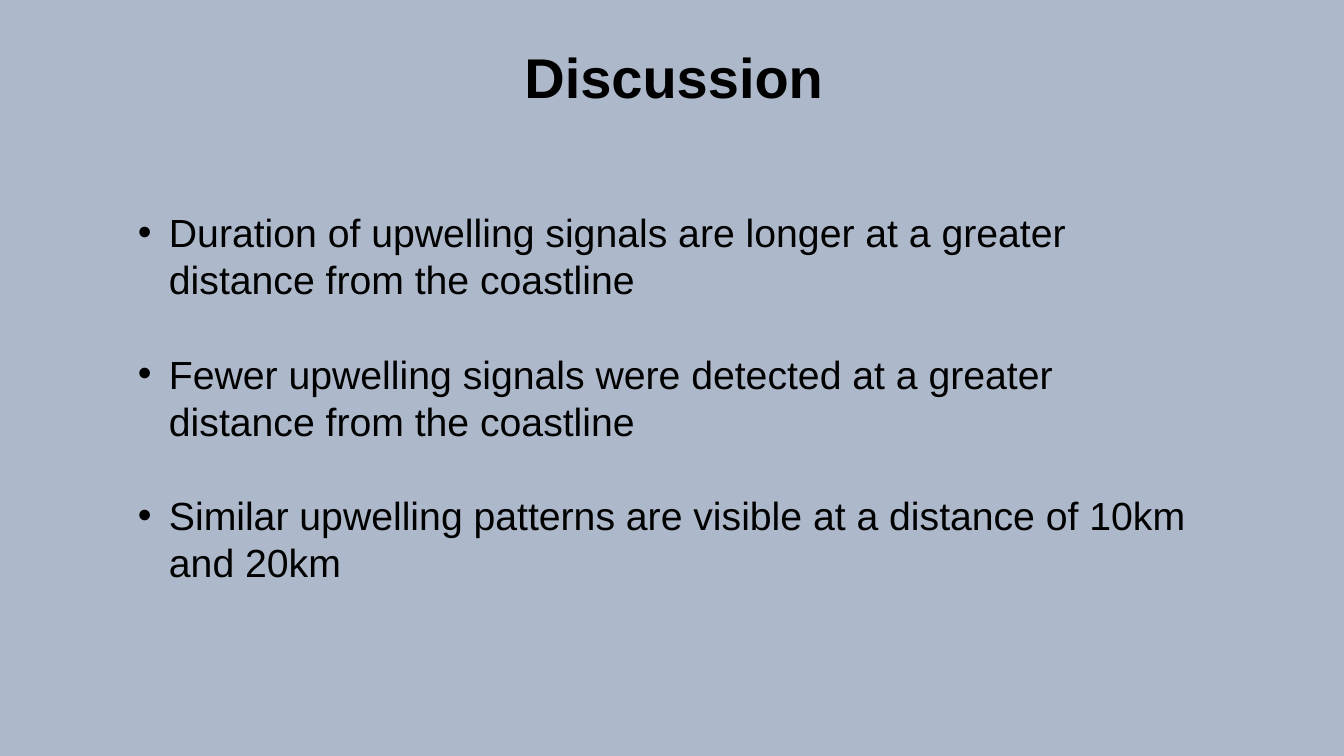
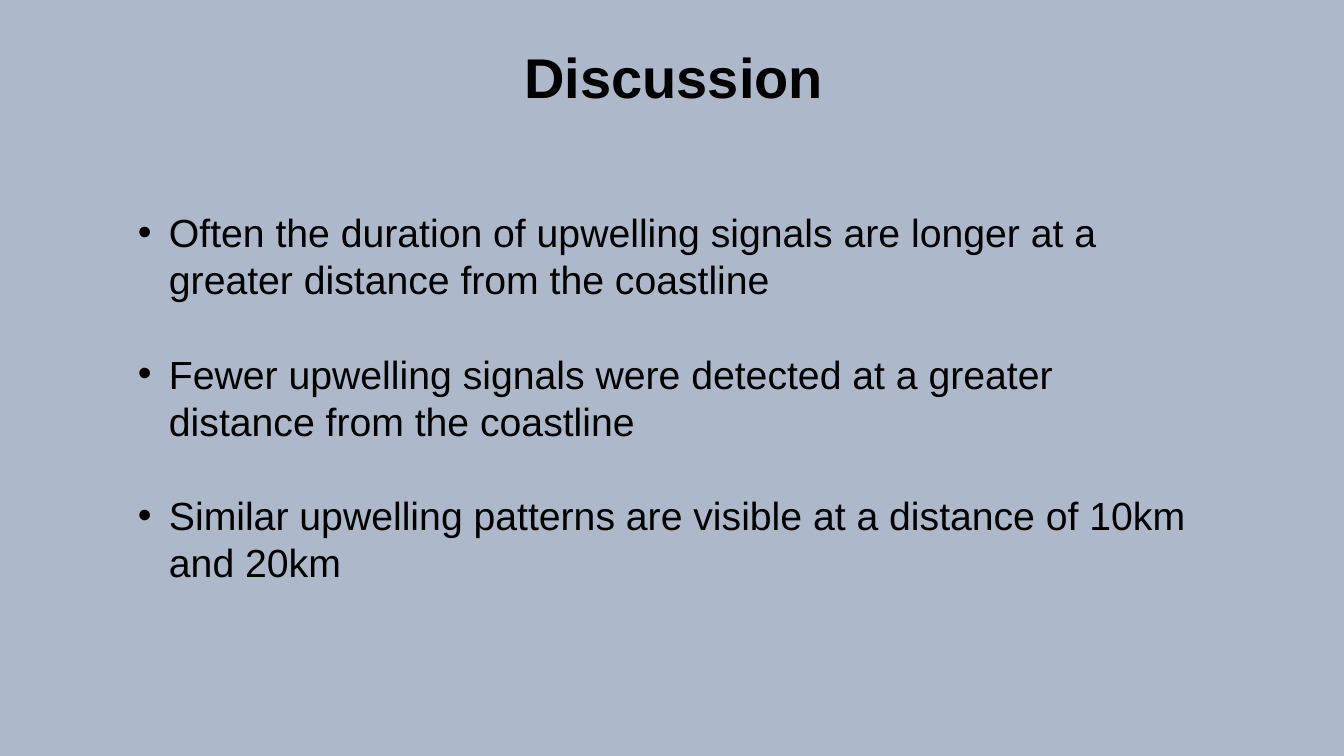
Before and after one commit to AmierohAbrahams/Upwelling_MCS, a slide deck: slide 19 of Presentation/Amieroh_P_new.pptx. Drawn at 1344x756 pixels with LibreOffice and Linux fonts; fonts in the diff are those of the drawing. Boxes give left, top, right and bottom in pixels: in the first picture for what was removed or moved away, otherwise in the second. Text is boxed around its words. In the diff, an @@ line names an element or a change of style, - is before the commit and + after.

```diff
--- a/Presentation/Amieroh_P_new.pptx
+++ b/Presentation/Amieroh_P_new.pptx
@@ text at <box>169,218,1096,302</box>: text changed @@
-• Duration of upwelling signals are longer at a greater distance from the coastline
+• Often the duration of upwelling signals are longer at a greater distance from the coastline
```
Also in this commit, not shown: 4 other slides changed, 1 slide added, 1 other file.
